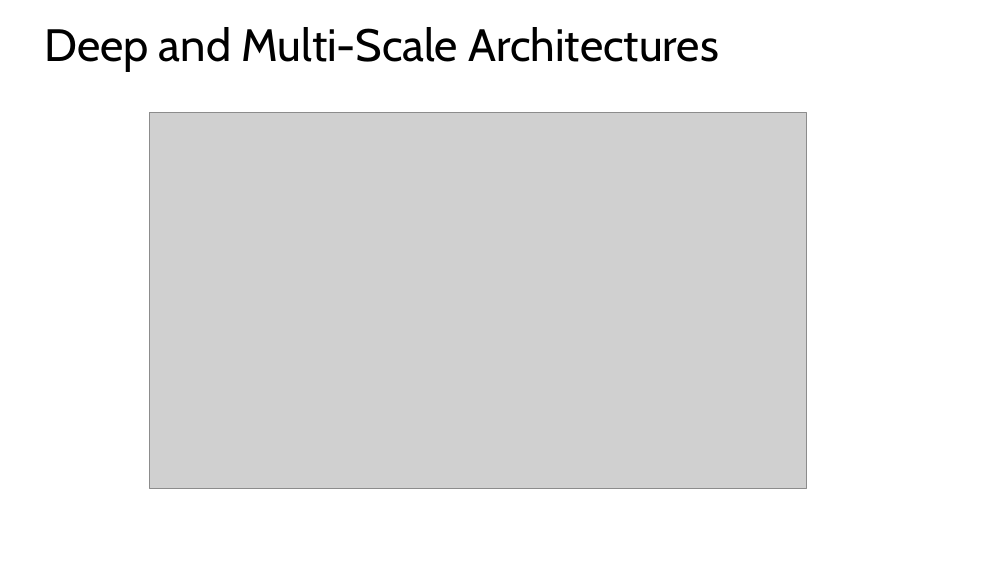
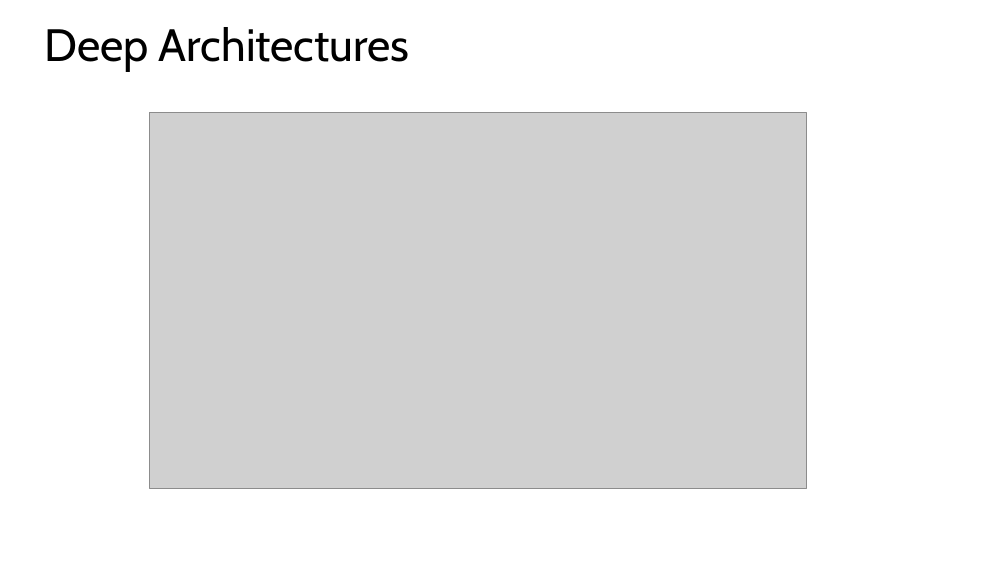
Before and after one commit to StephenElston/CSCI-E25, a slide deck: slide 38 of Slides/6_ConvolutionalNNs.pptx (slide 36 before the commit). Drawn at 1008x567 pixels with LibreOffice and Linux fonts; fonts in the diff are those of the drawing; grey boxes stand for pictures; background and template pictures are left out. Boxes give left, top, right and bottom in pixels: in the first picture for what was removed or moved away, otherwise in the second. Text is boxed around its words. In the diff, an @@ line names an element or a change of style, - is before the commit and + after.

```diff
--- a/Slides/6_ConvolutionalNNs.pptx
+++ b/Slides/6_ConvolutionalNNs.pptx
@@ text at <box>44,27,410,72</box>: text changed @@
-Deep and Multi-Scale Architectures
+Deep Architectures
```
Also in this commit, not shown: 11 other slides changed, 4 slides added, 1 other file.
